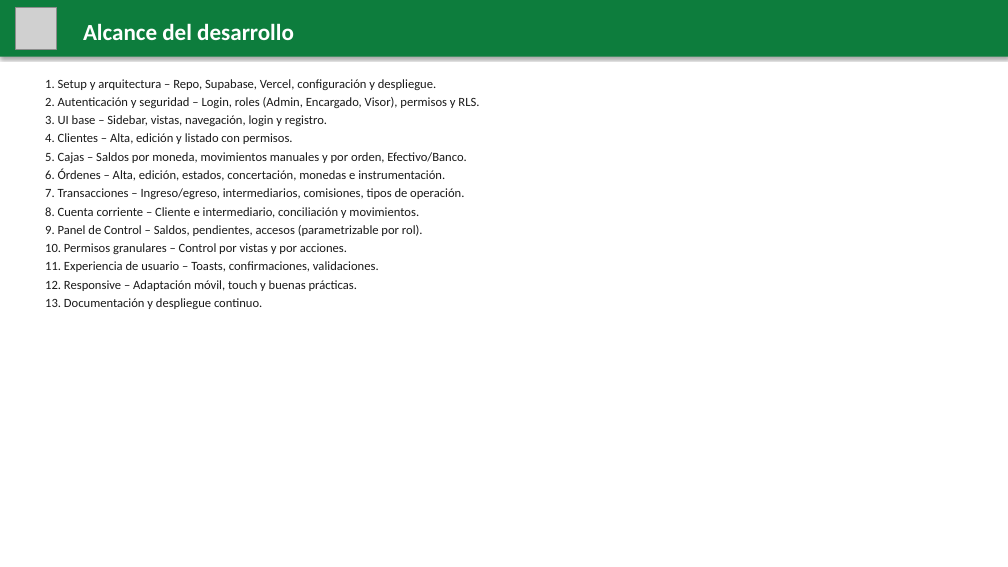
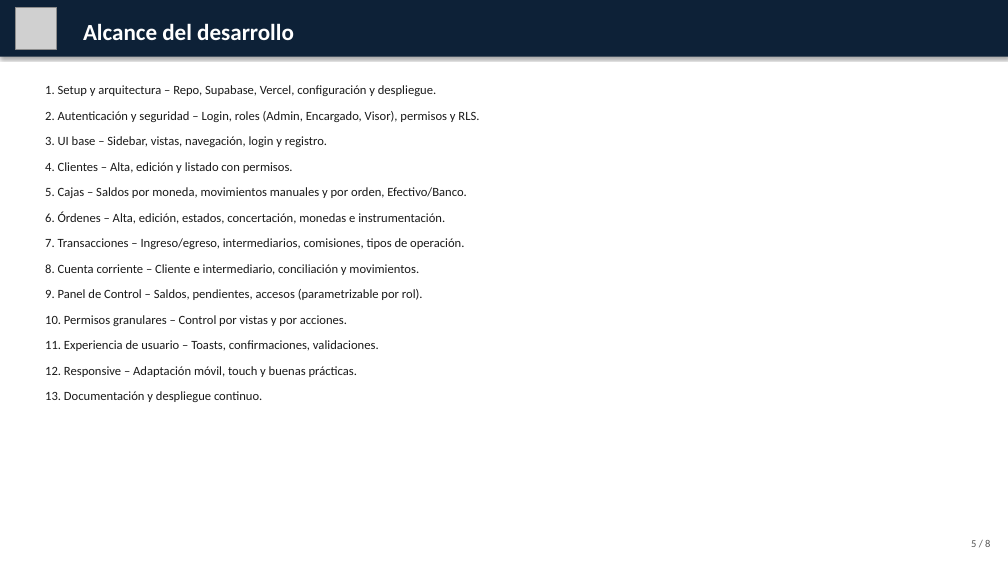
Before and after one commit to lucasbustosmartin-coder/pandy, a slide deck: slide 5 of presentacion/Propuesta_Pandi.pptx. Drawn at 1008x567 pixels with LibreOffice and Linux fonts; fonts in the diff are those of the drawing; grey boxes stand for pictures. Boxes give left, top, right and bottom in pixels: in the first picture for what was removed or moved away, otherwise in the second. Text is boxed around its words. In the diff, an @@ line names an element or a change of style, - is before the commit and + after.

```diff
--- a/presentacion/Propuesta_Pandi.pptx
+++ b/presentacion/Propuesta_Pandi.pptx
@@ rectangle at (x1=0, y1=0, x2=1008, y2=57): fill #0D7D3D to #0D2137 @@
@@ text "1. Setup y arquitectura – ..." at (x1=45, y1=85, x2=479, y2=402): line spacing 1 to 1.2; more space between paragraphs @@
@@ text added at (x1=971, y1=540, x2=990, y2=547), 10 pt, text #555555 @@
+5 / 8
```
Also in this commit, not shown: 7 other slides changed, 5 other files.
